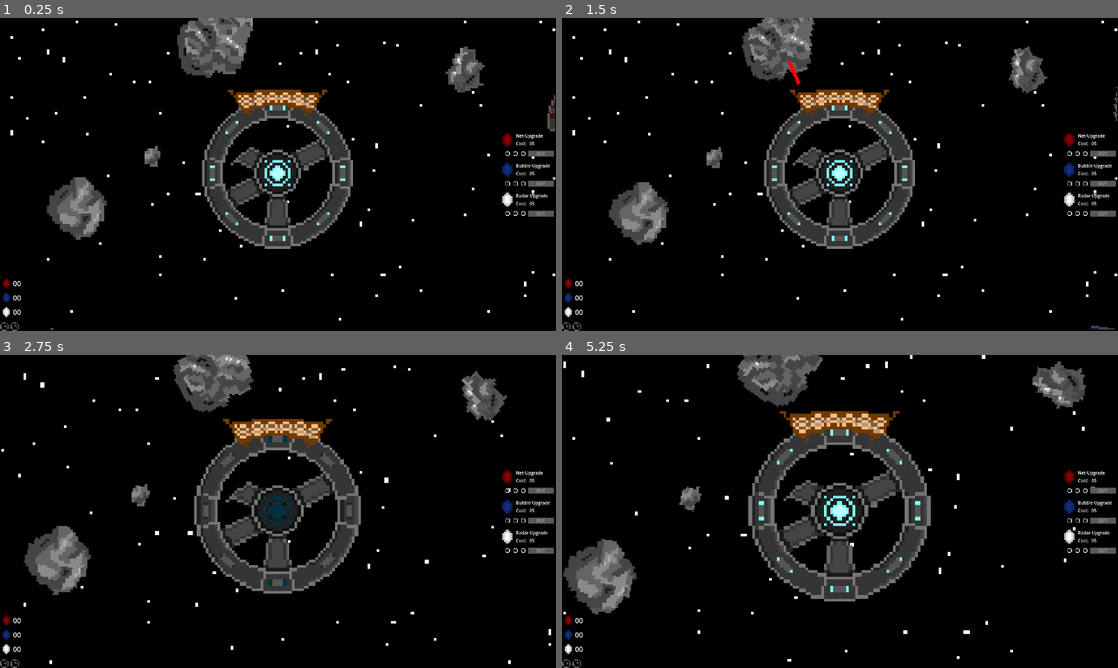
Above: before the commit, frames 1-4 (two rows, left to right).
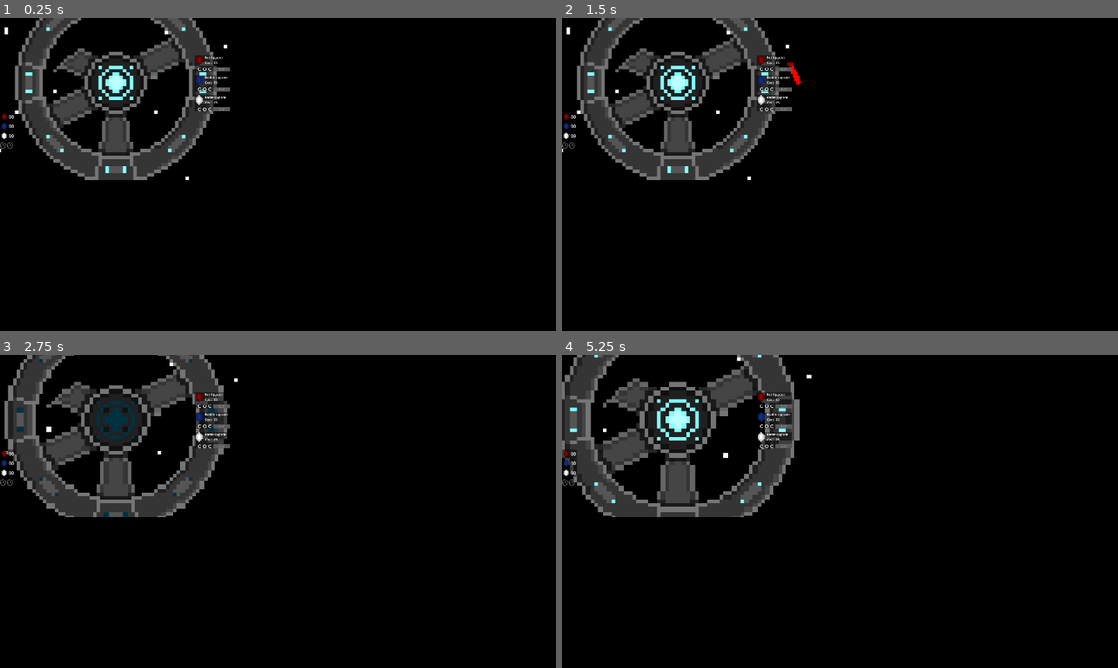
Above: after the commit, the same moments.

Repository: Three-s-A-Crowd-Games/Bubblekinesis
Game: Godot game, scene res://resources/main.tscn
The game is run twice, just before and just after one commit, with the same random seed, the same clock (stepped at 60 frames per second) and the same inputs.
Inputs (mouse positions are in pixels of both pictures, inside the frame that each line leads up to):
- Up to frame 1 (0.25 s): no input
- Up to frame 2 (1.5 s): drag from (639, 208) to (840, 174) at 0.52 s; drag from (778, 39) to (840, 174) at 1.27 s
- Up to frame 3 (2.75 s): move the mouse to (150, 495) at 2.02 s; tap Mouse wheel up (zoom_in) at 2.1 s; click (150, 495) at 2.17 s
- Up to frame 4 (5.25 s): drag from (1045, 395) to (840, 511) at 2.77 s; move the mouse to (1006, 558) at 3.52 s; hold Middle mouse button (cam_drag) 3.53-4.25 s; click (1006, 558) at 3.67 s; drag from (673, 464) to (840, 511) at 4.27 s; move the mouse to (867, 511) at 5.02 s; tap Mouse wheel up (zoom_in) at 5.1 s; click (867, 511) at 5.17 s

The runs differ from the first frame. In frame 1, 23% of the frame differs, in the area x 0-100%, y 0-100%; in frame 2, 23%; in frame 3, 25%; in frame 4, 26%.

Commit message:
Fix scaling

Diff:
--- a/project.godot
+++ b/project.godot
@@ -21,9 +21,9 @@
 
 [display]
 
-window/size/viewport_width=1280
-window/size/viewport_height=720
-window/size/mode=3
+window/size/viewport_width=1920
+window/size/viewport_height=1080
+window/size/mode=4
 window/stretch/mode="viewport"
 window/stretch/aspect="expand"
 window/stretch/scale_mode="integer"
--- /dev/null
+++ b/resources/UI/hud.gd
@@ -0,0 +1,6 @@
+extends Control
+
+
+# Called when the node enters the scene tree for the first time.
+func _ready() -> void:
+	size = get_viewport().size
--- a/resources/main.tscn
+++ b/resources/main.tscn
@@ -11,6 +11,7 @@
 [ext_resource type="AudioStream" uid="uid://blhq8lww7f4fu" path="res://assets/sound/sfx/buzz.mp3" id="7_2pvga"]
 [ext_resource type="AudioStream" uid="uid://cjllfhvg0tosk" path="res://assets/sound/music/Farbro-Tectonic.mp3" id="7_336j2"]
 [ext_resource type="PackedScene" uid="uid://cqmgdiarb2dpu" path="res://resources/UI/pause_menu.tscn" id="7_va6v6"]
+[ext_resource type="Script" path="res://resources/UI/hud.gd" id="10_kq3hd"]
 
 [sub_resource type="RectangleShape2D" id="RectangleShape2D_cpokk"]
 
@@ -50,16 +51,19 @@
 [node name="Bubblekinetics" type="Node2D"]
 
 [node name="SubViewportContainer" type="SubViewportContainer" parent="."]
-offset_right = 1280.0
-offset_bottom = 720.0
-scale = Vector2(3, 3)
+anchors_preset = 15
+anchor_right = 1.0
+anchor_bottom = 1.0
+grow_horizontal = 2
+grow_vertical = 2
+scale = Vector2(6, 6)
 
 [node name="SubViewport" type="SubViewport" parent="SubViewportContainer"]
 handle_input_locally = false
 canvas_item_default_texture_filter = 0
 audio_listener_enable_2d = true
 physics_object_picking = true
-size = Vector2i(426, 240)
+size = Vector2i(1280, 720)
 render_target_update_mode = 4
 script = ExtResource("1_2gnr2")
 
@@ -125,7 +129,15 @@
 [node name="UI" type="CanvasLayer" parent="."]
 
 [node name="Hud" parent="UI" instance=ExtResource("6_yrvyg")]
+anchors_preset = 0
+anchor_right = 0.0
+anchor_bottom = 0.0
+offset_right = 1280.0
+offset_bottom = 720.0
+grow_horizontal = 1
+grow_vertical = 1
 mouse_filter = 2
+script = ExtResource("10_kq3hd")
 
 [node name="PauseMenu" parent="UI" instance=ExtResource("7_va6v6")]
 visible = false
--- a/resources/sub_viewport.gd
+++ b/resources/sub_viewport.gd
@@ -3,8 +3,9 @@
 
 # Called when the node enters the scene tree for the first time.
 func _ready() -> void:
-	size.y = 426 * (1/DisplayServer.screen_get_size().aspect())
-	get_parent().size.y = 1280 * (1/DisplayServer.screen_get_size().aspect())
+	size = DisplayServer.screen_get_size() / 4
+	get_parent().size = DisplayServer.screen_get_size()
+	get_parent().position = get_parent().size / -4
 
 
 # Called every frame. 'delta' is the elapsed time since the previous frame.
Not shown: 1 places in resources/main.tscn that only renumber resources
